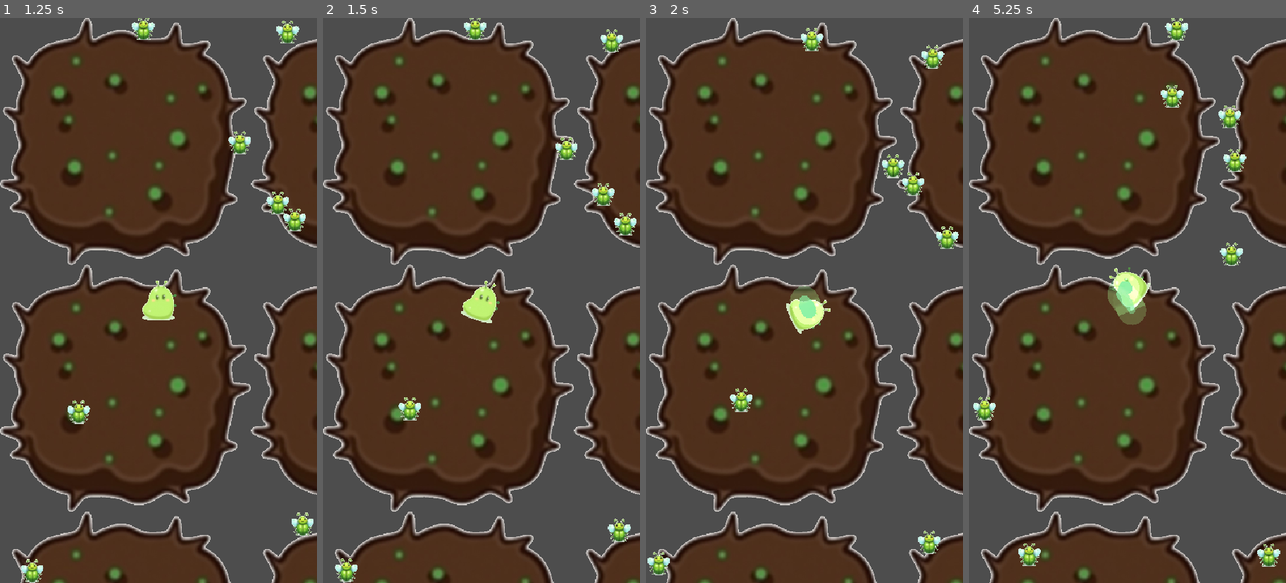
Above: before the commit, frames 1-4 (left to right).
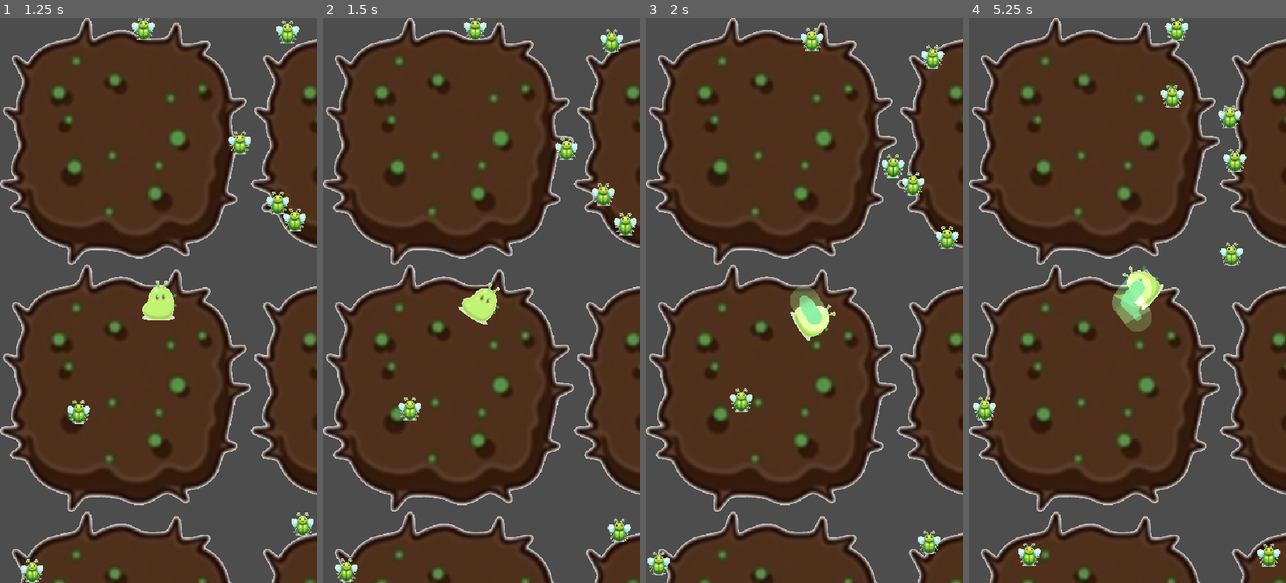
Above: after the commit, the same moments.

Repository: slothitude/slime-line
Game: Godot game, scene res://scenes/main.tscn
Same seed, same stepped clock (60 frames per second), same inputs: the game is played once before the commit and once after it.
Inputs (mouse positions are in pixels of both pictures, inside the frame that each line leads up to):
- Up to frame 1 (1.25 s): move the mouse to (228, 272) at 0.52 s; click (228, 272) at 0.67 s
- Up to frame 2 (1.5 s): drag from (418, 328) to (465, 413) at 1.27 s
- Up to frame 3 (2 s): no input
- Up to frame 4 (5.25 s): move the mouse to (1159, 176) at 2.02 s; click (1159, 176) at 2.17 s; drag from (1111, 413) to (1032, 215) at 2.77 s; move the mouse to (1222, 385) at 3.52 s; click (1222, 385) at 3.67 s; drag from (1032, 215) to (1079, 159) at 4.27 s; move the mouse to (1143, 300) at 5.02 s; click (1143, 300) at 5.17 s

Frame 1 is identical in both runs. In frame 2, 0.2% of the frame differs, in the area x 42-56%, y 46-55%; in frame 3, 0.5%; in frame 4, 1.1%, in the area x 43-62%, y 43-56%.

Commit message:
SLIME LINE M1: slug core 23x2 green + diary
Co-Authored-By: Claude Code <noreply@anthropic.com>

Diff:
--- a/scripts/slug.gd
+++ b/scripts/slug.gd
@@ -56,9 +56,18 @@
 
 # ------------------------------------------------------------------- input --
 
-## Final steering direction from the two tilt axes (-1..1 each).
+## Final steering direction from the two tilt axes.
+## The two TiltSource instances supply the raw axis readings (touch drag or
+## device tilt); shaping is applied to the combined deflection MAGNITUDE and
+## the DIRECTION is preserved. Shaping per-axis instead would quadratically
+## suppress small correction components (0.1 -> ~0.014) and wreck aim — the
+## curve was tuned for 1D plane tilt, not a 2D steering vector.
 func read_input() -> Vector2:
-	return Vector2(tilt_x.read_output(), tilt_y.read_output())
+	var raw := Vector2(tilt_x.read_raw(), tilt_y.read_raw())
+	if raw.length() < 0.001:
+		return Vector2.ZERO
+	var shaped: float = TiltSource.shape(raw.length())
+	return raw.normalized() * shaped
 
 
 func _unhandled_input(event: InputEvent) -> void:
@@ -94,15 +103,26 @@
 # --------------------------------------------------------------- pure math --
 
 ## One step of the glide feel: accel toward input, drag, clamp to MAX_SPEED.
-## DRAG is per-frame coasting friction, applied whenever the player is not
-## thrusting. While thrusting it is suspended — applied unconditionally the
-## fixed point of accel-vs-drag settles the slug at ~48 px/s (slower than a
-## fleeing bug at 160) and MAX_SPEED would never be reachable.
+## DRAG (0.90/frame) is coasting friction. Applied unconditionally while
+## thrusting it would pin terminal speed at ~48 px/s (slower than a fleeing
+## bug), so thrust sustains the along-input component. Two cases get friction:
+## - no input: full coast decay;
+## - input opposing existing momentum (v·dir < 0): the along component decays
+##   too, otherwise reversing takes ~1.5s of pure arcing and the slug orbits
+##   its target instead of turning.
 static func glide_velocity(vel: Vector2, dir: Vector2, delta: float) -> Vector2:
-	var v := vel + dir * Feel.GLIDE_ACCEL * delta
+	var drag := pow(Feel.DRAG, delta * 60.0)
+	var v := vel
 	if dir.length() < 0.01:
-		v *= pow(Feel.DRAG, delta * 60.0)
-	elif v.length() > Feel.MAX_SPEED:
+		v *= drag
+	else:
+		var d := dir.normalized()
+		var along := v.dot(d)
+		if along < 0.0:
+			along *= drag
+		var perp := (v - d * v.dot(d)) * drag
+		v = d * (along + Feel.GLIDE_ACCEL * delta) + perp
+	if v.length() > Feel.MAX_SPEED:
 		v = v.normalized() * Feel.MAX_SPEED
 	return v
 
--- a/tests/m1_tests.gd
+++ b/tests/m1_tests.gd
@@ -39,6 +39,10 @@
 
 	v = Slug.glide_velocity(Vector2(200.0, 200.0), Vector2(1.0, 1.0), DT)
 	check("glide_clamps_diagonal_too", near(v.length(), Feel.MAX_SPEED), "v=%f" % v.length())
+
+	v = Slug.glide_velocity(Vector2(-100.0, 0.0), Vector2.RIGHT, DT)
+	check("glide_brakes_against_momentum",
+		near(v.x, -100.0 * Feel.DRAG + Feel.GLIDE_ACCEL * DT) and v.y == 0.0, "v=%f" % v.x)
 
 	# --- bounds ---------------------------------------------------------------
 	var p := Slug.clamp_to_bounds(Vector2(-50.0, 1000.0), PLAY, Feel.SLUG_BOUNDS_MARGIN_PX)
Not shown, added: diary_images/sketch_almanac_page.png.import
Binary file added: diary_images/sketch_characters_slug_and_bugs.png
Not shown, added: diary_images/sketch_characters_slug_and_bugs.png.import
Binary file added: diary_images/sketch_item_salt.png
Not shown, added: diary_images/sketch_item_salt.png.import
Not shown, changed: DIARY.md
